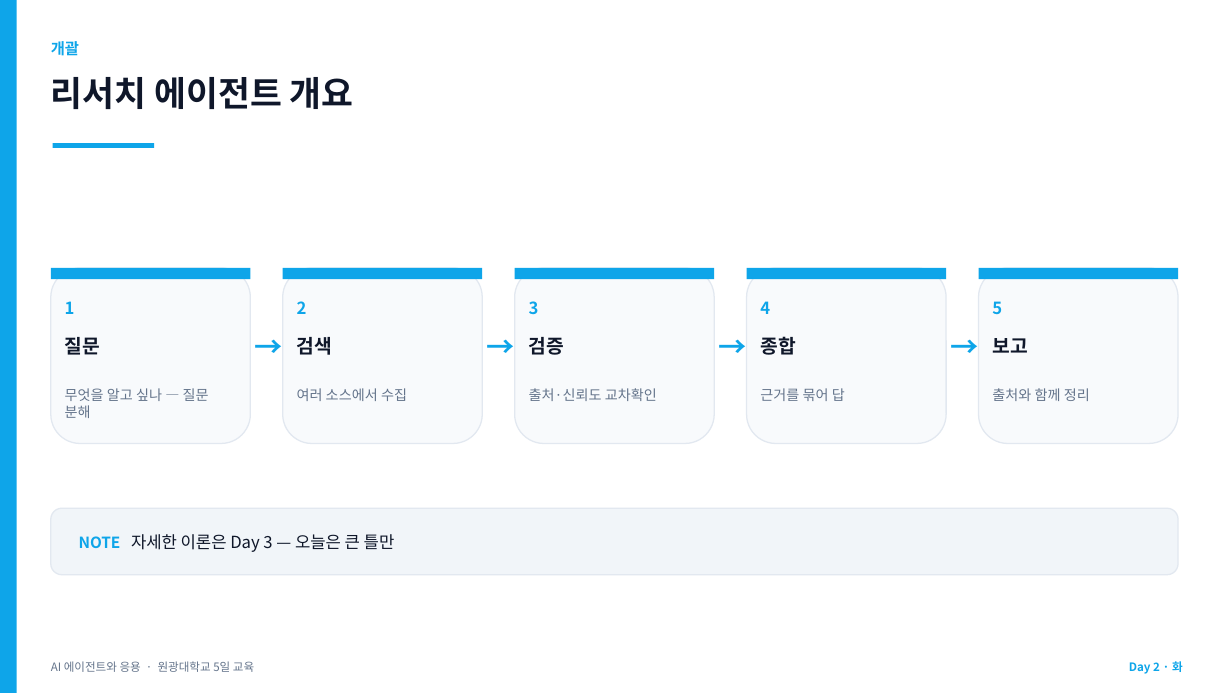
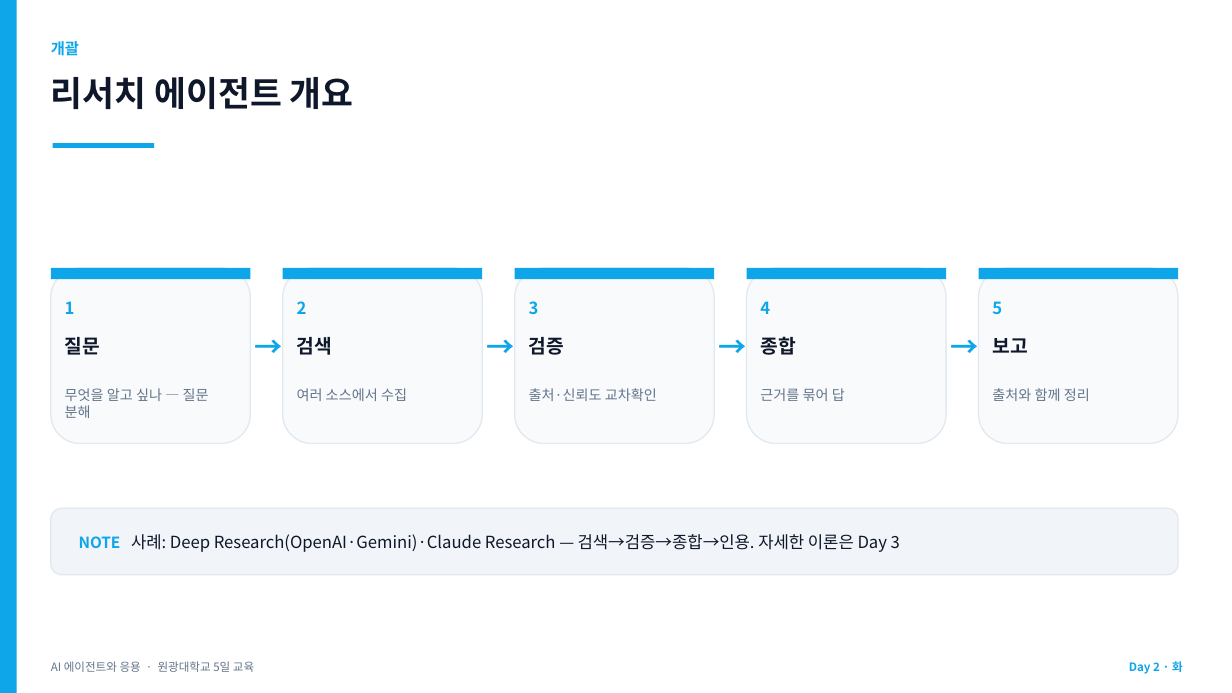
Before and after one commit to jyshin-22/wku-ai-agent-program, a slide deck: slide 16 of slides/day2.pptx. Drawn at 1232x693 pixels with LibreOffice and Linux fonts; fonts in the diff are those of the drawing. Boxes give left, top, right and bottom in pixels: in the first picture for what was removed or moved away, otherwise in the second. Text is boxed around its words. In the diff, an @@ line names an element or a change of style, - is before the commit and + after.

```diff
--- a/slides/day2.pptx
+++ b/slides/day2.pptx
@@ text at bbox=[79, 534, 900, 552]: text changed @@
-NOTE 자세한 이론은 Day 3 — 오늘은 큰 틀만
+NOTE 사례: Deep Research(OpenAI·Gemini)·Claude Research — 검색→검증→종합→인용. 자세한 이론은 Day 3
```
Also in this commit, not shown: 6 other slides changed, 1 slide added, 10 other files.
